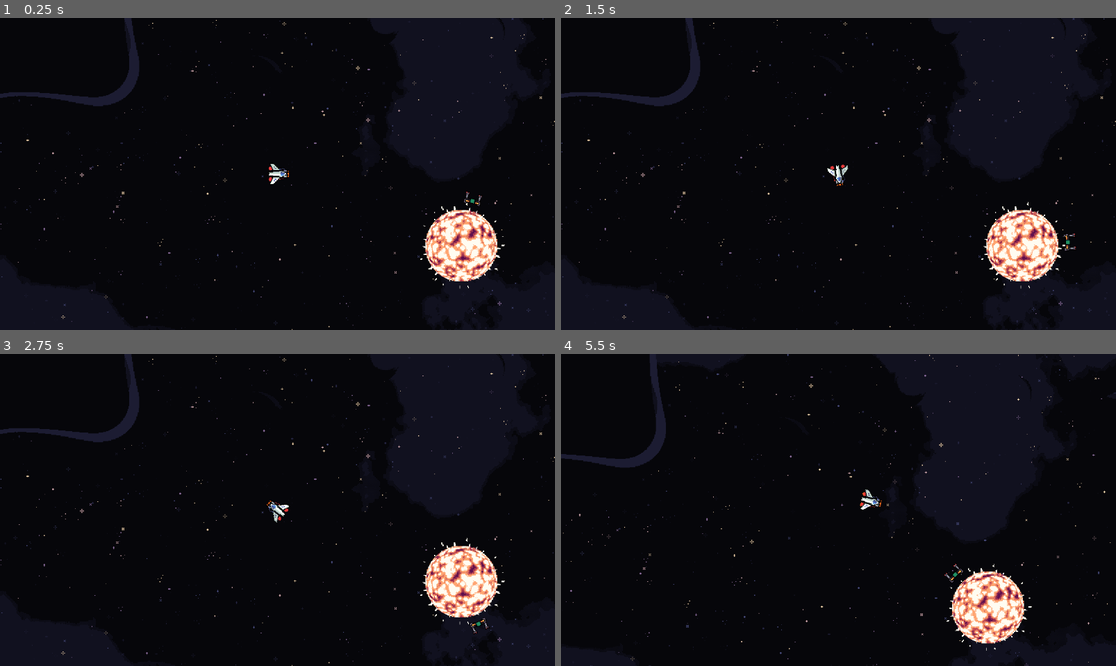
Above: before the commit, frames 1-4 (two rows, left to right).
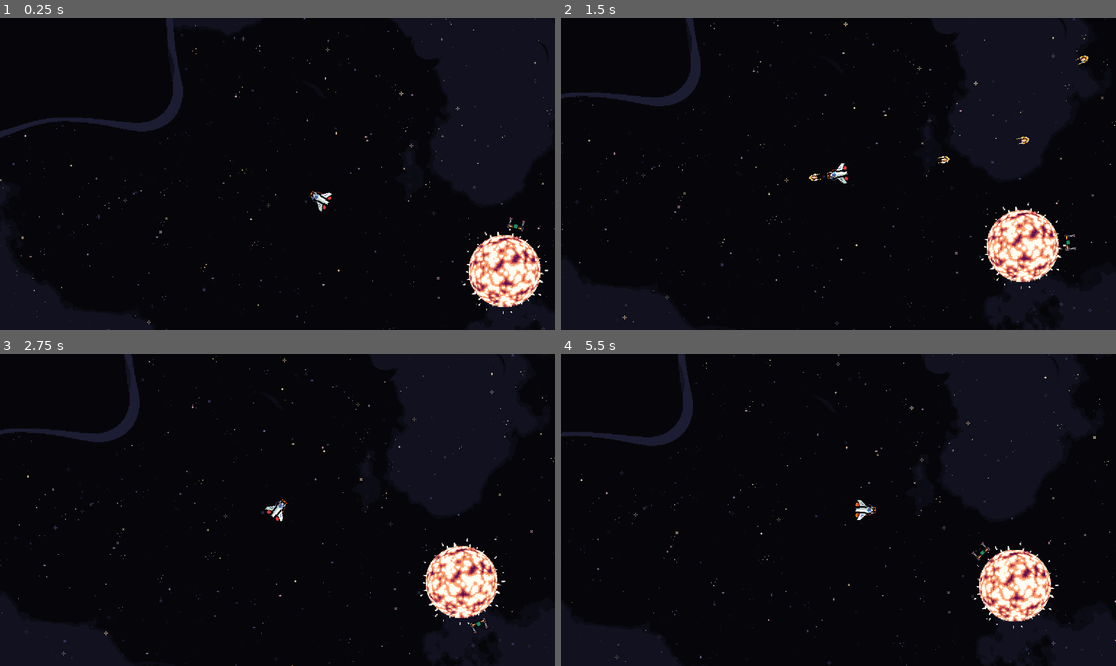
Above: after the commit, the same moments.

Repository: fbientrigo/godot_starGame23
Game: Godot game, scene res://Scenes/space_scene_1.tscn
The game is run twice, just before and just after one commit, with the same random seed, the same clock (stepped at 60 frames per second) and the same inputs.
Inputs (mouse positions are in pixels of both pictures, inside the frame that each line leads up to):
- Up to frame 1 (0.25 s): no input
- Up to frame 2 (1.5 s): move the mouse to (960, 158) at 0.52 s; press the mouse at (960, 158) at 0.53 s; tap A (a) at 0.6 s; move the mouse to (727, 189) at 1.27 s; release the mouse at (727, 189) at 1.28 s; click (727, 189) at 1.35 s
- Up to frame 3 (2.75 s): tap D (d) at 1.55, 2.1 s; move the mouse to (333, 441) at 2.02 s; tap I (i) at 2.3 s
- Up to frame 4 (5.5 s): move the mouse to (810, 572) at 2.77 s; tap I (i) at 2.85 s; tap S (s) at 3.05, 3.6 s; move the mouse to (1005, 556) at 3.52 s; hold Space (space) 3.53-4.28 s; tap Enter at 4.25 s; move the mouse to (672, 463) at 4.27 s; tap Space (space) at 4.35 s; tap W (w) at 4.55 s; move the mouse to (866, 510) at 5.02 s; hold W (w) from 5.03 s (still down); tap A (a) at 5.3 s

The runs differ from the first frame. In frame 1, 7.2% of the frame differs, in the area x 0-100%, y 0-100%; in frame 2, 1.9%; in frame 3, 1.4%; in frame 4, 6.2%.
Error before the commit: Parse Error: Unexpected "$" in class body. (res://Characters/star_turret.gd:1)

Commit message:
camara, balas, colision
- añadido sistema de camara que sigue al mouse
- add sistema de balas mediante señales
- el sistema de balas posee un cooldonw
- y las balas desaparecen con colision y death timer

Diff:
--- /dev/null
+++ b/Projects/main-star/Assets/Ships/Main Ship - Projectiles/bullet.gd
@@ -0,0 +1,30 @@
+extends Node2D
+
+#@export var animation_path : NodePath
+#@onready var node_animation = get_node(animation_path)
+@onready var node_animation = $Animation
+var bullet_speed : float = 400
+
+var DESTRUCTION_TIME : float =  12
+
+var velocity = Vector2(0, -bullet_speed)
+
+#
+func _ready():
+	node_animation.play("auto_cannon")
+
+func _physics_process(delta):
+	# no hay friccion
+	position += velocity * delta
+
+
+
+func _on_timer_timeout():
+	queue_free()
+
+
+
+func _on_area_2d_body_entered(body):
+	print("contacto con un body")
+	print(body)
+	queue_free()
--- /dev/null
+++ b/Projects/main-star/Assets/Ships/Main Ship - Projectiles/bullet.tscn
@@ -0,0 +1,65 @@
+[gd_scene load_steps=9 format=3 uid="uid://jq2scu5kixde"]
+
+[ext_resource type="Script" path="res://Assets/Ships/Main Ship - Projectiles/bullet.gd" id="1_njeh7"]
+[ext_resource type="Texture2D" uid="uid://2e8if06kb804" path="res://Assets/Ships/Main Ship - Projectiles/Main ship weapon - Projectile - Auto cannon bullet.png" id="3_ek21s"]
+
+[sub_resource type="RectangleShape2D" id="RectangleShape2D_q6hfe"]
+size = Vector2(8, 9)
+
+[sub_resource type="AtlasTexture" id="AtlasTexture_q5s1x"]
+atlas = ExtResource("3_ek21s")
+region = Rect2(0, 0, 32, 32)
+
+[sub_resource type="AtlasTexture" id="AtlasTexture_qj53f"]
+atlas = ExtResource("3_ek21s")
+region = Rect2(32, 0, 32, 32)
+
+[sub_resource type="AtlasTexture" id="AtlasTexture_30mgq"]
+atlas = ExtResource("3_ek21s")
+region = Rect2(64, 0, 32, 32)
+
+[sub_resource type="AtlasTexture" id="AtlasTexture_dl6cc"]
+atlas = ExtResource("3_ek21s")
+region = Rect2(96, 0, 32, 32)
+
+[sub_resource type="SpriteFrames" id="SpriteFrames_jy77s"]
+animations = [{
+"frames": [{
+"duration": 1.0,
+"texture": SubResource("AtlasTexture_q5s1x")
+}, {
+"duration": 1.0,
+"texture": SubResource("AtlasTexture_qj53f")
+}, {
+"duration": 1.0,
+"texture": SubResource("AtlasTexture_30mgq")
+}, {
+"duration": 1.0,
+"texture": SubResource("AtlasTexture_dl6cc")
+}],
+"loop": true,
+"name": &"auto_cannon",
+"speed": 15.0
+}]
+
+[node name="bullet_root" type="Node2D"]
+z_index = -15
+script = ExtResource("1_njeh7")
+
+[node name="Area2D" type="Area2D" parent="."]
+
+[node name="CollisionShape2D" type="CollisionShape2D" parent="Area2D"]
+position = Vector2(0, -1.5)
+shape = SubResource("RectangleShape2D_q6hfe")
+
+[node name="Animation" type="AnimatedSprite2D" parent="."]
+sprite_frames = SubResource("SpriteFrames_jy77s")
+animation = &"auto_cannon"
+frame_progress = 0.272705
+
+[node name="timer_destruction" type="Timer" parent="."]
+wait_time = 9.0
+autostart = true
+
+[connection signal="body_entered" from="Area2D" to="." method="_on_area_2d_body_entered"]
+[connection signal="timeout" from="timer_destruction" to="." method="_on_timer_timeout"]
--- a/Projects/main-star/Characters/Equipment.gd
+++ b/Projects/main-star/Characters/Equipment.gd
@@ -1,6 +1,8 @@
 extends Node2D
 
 signal engine_state_changed(old_value, new_value)
+
+
 
 # Define the engine states
 enum EngineStates {
@@ -11,17 +13,24 @@
 
 @export var spaceship_1_path: NodePath
 @export var engine_anim_path: NodePath
+# @export var bullet_path: NodePath
 
+var bullet = load("res://Assets/Ships/Main Ship - Projectiles/bullet.tscn")
 
 @onready var spaceship_1 = get_node(spaceship_1_path)
 @onready var engine_anim = get_node(engine_anim_path)
+# @onready var bullet = get_node(bullet_path)
+
 
 
 var current_engine_state = EngineStates.IDLE
 
 func _ready():
-	# Connect the signal for when the state changes
-	spaceship_1.connect("engine_state_changed", spaceship_1._on_EngineState_Changed)
+	pass
+
+
+
+signal shoot(bullet, direction, location)
 
 func change_engine_state():
 	if Input.is_action_just_pressed("i"):
@@ -31,10 +40,26 @@
 
 
 
+# =======
+@onready var cooldown_weapon_timer = $cooldown_weapon
+@export var cooldown_weapon_time : float
 
-# =======
 func _process(_delta):
-	if Input.is_action_pressed("space"):
+	print(cooldown_weapon_timer.time_left)
+
+	if Input.is_action_pressed("w"):
 		engine_anim.play("base_engine_idle")
 	else:
 		engine_anim.stop()
+
+
+	if Input.is_action_pressed("click") and cooldown_weapon_timer.is_stopped():
+		cooldown_weapon_timer.start(cooldown_weapon_time)
+		emit_signal("shoot", bullet,  global_rotation, global_position)
+
+
+
+
+
+func _on_cooldown_weapon_timeout():
+	pass # Replace with function body.
--- /dev/null
+++ b/Projects/main-star/Characters/crosshair.gd
@@ -0,0 +1 @@
+extends Sprite2D
--- a/Projects/main-star/Characters/spaceship_1.gd
+++ b/Projects/main-star/Characters/spaceship_1.gd
@@ -33,7 +33,7 @@
 	la define con el mouse
 	"""
 	# rotar controlando el mouse
-	look_at(get_global_mouse_position())
+	rotation = get_global_mouse_position().angle_to_point(position) - PI/2
 
 	# direccion de rotacion con teclas
 	# rotation_direction = Input.get_axis("a", "d")
@@ -41,8 +41,15 @@
 	# velocidad controlada con W puede usarse Input.get_axis("s", "w")
 	velocity = transform.y * (-1) * Input.get_action_strength("w") * velocidad_nave
 
+
 func _physics_process(delta):
 	get_input_actions()
 	get_input_velocity_and_rotation()
 	# rotation += rotation_direction * rotation_speed * delta
 	move_and_slide()
+
+
+signal shoot_pass_from_equipment(bullet, direction, location)
+
+func _on_equipment_shoot(bullet_, direction_, location_):
+	emit_signal("shoot_pass_from_equipment", bullet_, direction_, location_)
--- a/Projects/main-star/Characters/spaceship_1.tscn
+++ b/Projects/main-star/Characters/spaceship_1.tscn
@@ -240,6 +240,9 @@
 }]
 
 [node name="spaceship_1" type="CharacterBody2D"]
+rotation = 3.14159
+collision_layer = 2
+collision_mask = 2
 script = ExtResource("1_mae57")
 animation_damage_sprites = NodePath("Base/damage_sprites")
 
@@ -247,6 +250,7 @@
 script = ExtResource("1_fnhup")
 spaceship_1_path = NodePath("..")
 engine_anim_path = NodePath("engine_sprites")
+cooldown_weapon_time = 0.25
 
 [node name="engine_sprites" type="AnimatedSprite2D" parent="Equipment"]
 sprite_frames = SubResource("SpriteFrames_mdhpf")
@@ -259,6 +263,10 @@
 frame = 3
 frame_progress = 0.656942
 
+[node name="cooldown_weapon" type="Timer" parent="Equipment"]
+wait_time = 2.0
+one_shot = true
+
 [node name="Base" type="Node2D" parent="."]
 
 [node name="damage_sprites" type="AnimatedSprite2D" parent="Base"]
@@ -272,3 +280,6 @@
 polygon = PackedVector2Array(0, -10, 10, 7, -10, 7)
 
 [node name="AudioStreamPlayer2D" type="AudioStreamPlayer2D" parent="."]
+
+[connection signal="shoot" from="Equipment" to="." method="_on_equipment_shoot"]
+[connection signal="timeout" from="Equipment/cooldown_weapon" to="Equipment" method="_on_cooldown_weapon_timeout"]
--- a/Projects/main-star/Characters/star_turret.gd
+++ b/Projects/main-star/Characters/star_turret.gd
@@ -1,3 +1,3 @@
 extends Node2D
 
-$AnimatedSprite2D.
+# $AnimatedSprite2D.
--- a/Projects/main-star/Characters/star_turret.tscn
+++ b/Projects/main-star/Characters/star_turret.tscn
@@ -1208,6 +1208,8 @@
 frame_progress = 0.66583
 
 [node name="CharacterBody2D" type="CharacterBody2D" parent="."]
+collision_layer = 3
+collision_mask = 3
 
 [node name="Equipment" type="Node2D" parent="CharacterBody2D"]
 script = ExtResource("4_fq4uw")
--- /dev/null
+++ b/Projects/main-star/Scenes/Camera_Controller.gd
@@ -0,0 +1,31 @@
+extends Node2D
+
+
+@export var player_path: NodePath
+@onready var player = get_node(player_path)
+
+
+
+const Dead_Zone = 300
+func _input(event: InputEvent) -> void:
+	# se ajusta a la pos del jugar
+	self.position = player.global_position
+	if event is InputEventMouseMotion: # si es que ve al mouse
+		# _target = posMouse - la mitad de la pantalla
+		var _target = event.position - get_viewport().size * 0.5
+		if _target.length() < Dead_Zone: #
+			self.position += Vector2(0,0) # tiembla mucho al volver al player
+		else: # deadzone muy grande no se mueve
+			self.position += _target.normalized() * (_target.length() - Dead_Zone) * 0.5
+
+
+# vieja funcion de centrar la camara que usa el player
+#
+#var interpolate_val = 1
+#func _physics_process(delta):
+#	var target : Vector2 = player.global_position
+#	var mid_x = (target.x + get_global_mouse_position().x) / 2
+#	var mid_y = (target.y + get_global_mouse_position().y) / 2
+#
+#	global_position = global_position.lerp(Vector2(mid_x,mid_y), interpolate_val * delta)
+#
--- /dev/null
+++ b/Projects/main-star/Scenes/root_balas.gd
@@ -0,0 +1,14 @@
+extends Node2D
+var Bullet = load("res://Assets/Ships/Main Ship - Projectiles/bullet.tscn")
+
+func _on_Player_shoot(Bullet_, direction_, location_):
+	var b = Bullet_.instantiate()
+	add_child(b)
+	b.rotation = direction_
+	b.position = location_
+	b.velocity = b.velocity.rotated(direction_)
+
+
+func _on_spaceship_1_shoot_pass_from_equipment(bullet_, direction_, location_):
+	print("llego al root de balas")
+	_on_Player_shoot(bullet_, direction_, location_)
--- a/Projects/main-star/Scenes/space_scene_1.tscn
+++ b/Projects/main-star/Scenes/space_scene_1.tscn
@@ -1,9 +1,11 @@
-[gd_scene load_steps=8 format=3 uid="uid://dlr7jk2d4hgov"]
+[gd_scene load_steps=10 format=3 uid="uid://dlr7jk2d4hgov"]
 
 [ext_resource type="PackedScene" uid="uid://m86e3pbea3kp" path="res://Characters/spaceship_1.tscn" id="1_6e418"]
 [ext_resource type="Texture2D" uid="uid://c2sux6idd8jfb" path="res://Assets/Tilemaps/tm_pink_nebulae.png" id="2_dqhtp"]
 [ext_resource type="Texture2D" uid="uid://cbxd3nlhsad37" path="res://Assets/Tilemaps/tm_blue_nebulae_dust.png" id="3_50hg0"]
 [ext_resource type="PackedScene" uid="uid://cqo7eogrw1xs5" path="res://Characters/star_turret.tscn" id="4_o7us1"]
+[ext_resource type="Script" path="res://Scenes/Camera_Controller.gd" id="5_g0qo3"]
+[ext_resource type="Script" path="res://Scenes/root_balas.gd" id="6_yhlb2"]
 
 [sub_resource type="TileSetAtlasSource" id="TileSetAtlasSource_0ar4y"]
 texture = ExtResource("2_dqhtp")
@@ -21,9 +23,6 @@
 [node name="spaceship_1" parent="." instance=ExtResource("1_6e418")]
 position = Vector2(60, 35)
 
-[node name="RemoteTransform2D" type="RemoteTransform2D" parent="spaceship_1"]
-remote_path = NodePath("../../Camera2D")
-
 [node name="TileMap" type="TileMap" parent="."]
 visible = false
 tile_set = SubResource("TileSet_p131o")
@@ -35,7 +34,6 @@
 texture = ExtResource("3_50hg0")
 
 [node name="Camera2D" type="Camera2D" parent="."]
-position = Vector2(60, 35)
 zoom = Vector2(1.5, 1.5)
 position_smoothing_enabled = true
 
@@ -44,3 +42,15 @@
 
 [node name="StarTurret2" parent="." instance=ExtResource("4_o7us1")]
 position = Vector2(-61, 335)
+
+[node name="Camera_Controller" type="Node2D" parent="."]
+script = ExtResource("5_g0qo3")
+player_path = NodePath("../spaceship_1")
+
+[node name="RemoteTransform2D" type="RemoteTransform2D" parent="Camera_Controller"]
+remote_path = NodePath("../../Camera2D")
+
+[node name="root_balas" type="Node2D" parent="."]
+script = ExtResource("6_yhlb2")
+
+[connection signal="shoot_pass_from_equipment" from="spaceship_1" to="root_balas" method="_on_spaceship_1_shoot_pass_from_equipment"]
Empty file added: Projects/main-star/Scenes/Camera2D.gd
